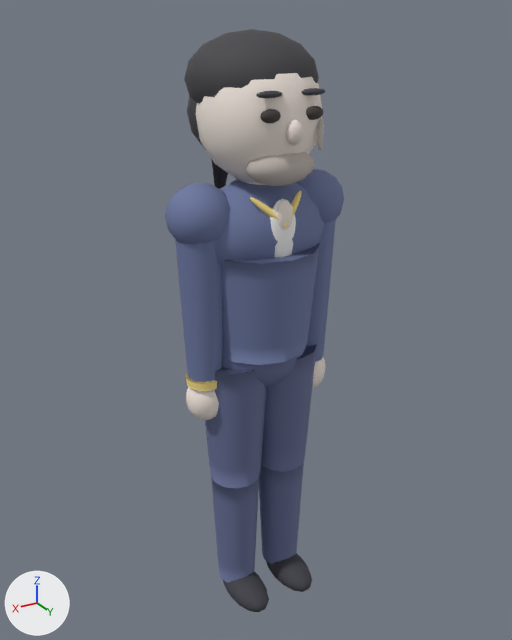
Before and after pictures for a commit that changed the glTF model assets/models/kimhyeokju_a.glb.
The view is the same before and after, from a 50 mm camera at (1.1, 1.817, 1.964) aimed at (-0.023, -0.055, 1.028). Every picture has the same lights, and +X, +Y and +Z are marked at lower left. The picture after the commit comes second. Vertices at exactly the same position are counted once.

The scene before the commit, as lines of its bpy script (objects in view):
```python
me_mesh_0 = bpy.data.meshes.new('Mesh_0')
me_mesh_0.from_pydata(...)  # 3285 vertices, 6414 faces; spans x -0.3..0.3, y -0.27..0.21, z -0.02..1.93
me_mesh_0.materials.append(mat_material_0)
ob_body = bpy.data.objects.new('Body', me_mesh_0)
ob_body.location = (0.0, 0.0, 0.0)
```
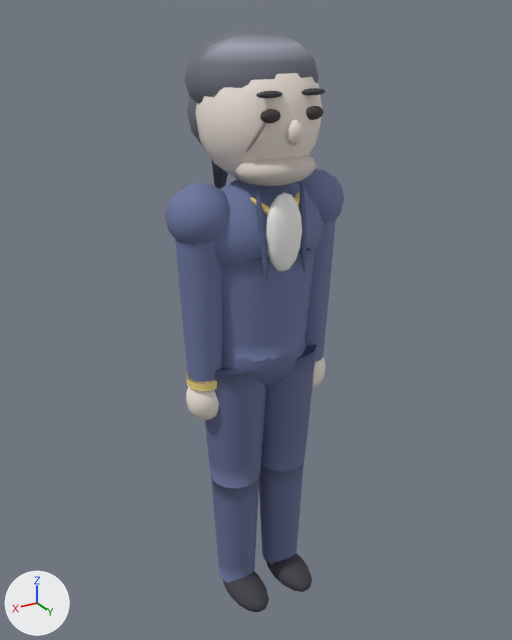
Boxes [x1, y1, x2, y2] around the edits, measured in the pictures (512 x 640 px; the box of a moved part takes in the faces that stretch with it):
part 1 of me_mesh_0, added: after [246, 122, 265, 152]
part 2 of me_mesh_0, deleted: before [317, 117, 324, 150]
part 3 of me_mesh_0, moved or reshaped: before [221, 152, 320, 365]; after [222, 155, 316, 362]
part 4 of me_mesh_0, recoloured (dark grey to grey): [184, 29, 319, 189] in both

What changed in the scene script:
```text
Change me_mesh_0:
    used by ob_body; location = (0.0, 0.0, 0.0)
    remove me_mesh_0.from_pydata(...)  # 3285 vertices, 6414 faces; spans x -0.3..0.3, y -0.27..0.21, z -0.02..1.93
    add me_mesh_0.from_pydata(...)  # 3401 vertices, 6638 faces; spans x -0.3..0.3, y -0.27..0.21, z -0.02..1.93
    me_mesh_0 part 1: the loose piece of 72 vertices spanning x -0.01..0.09, y 0.09..0.16, z 1.4..1.49 is copied, and the copy is multiplied about its middle by the matrix ((0.302, 0.221, -0.626), (0.421, 0.468, 0.368), (0.513, -0.513, 0.067)), then moved by (0.06, 0.02, 0.22); it spans x 0.08..0.12, y 0.13..0.17, z 1.62..1.71
    me_mesh_0 part 2: the loose piece of 100 vertices spanning x -0.12..-0.1, y 0.15..0.16, z 1.61..1.7 is deleted
    me_mesh_0 part 3: 91 vertices moved from x -0.16..0.16, y -0.19..0.19, z 0.97..1.48 to x -0.16..0.16, y -0.15..0.15, z 0.97..1.48; 300 vertices removed from x -0.11..0.11, y 0.05..0.18, z 1.28..1.63; 444 vertices added at x -0.13..0.13, y 0.01..0.18, z 1.25..1.61
    me_mesh_0 part 4: 636 kept faces spanning x -0.2..0.2, y -0.27..0.15, z 1.33..1.93 get new vertex colours; the middle colour goes from dark grey #454549 to grey #6e707c
```
